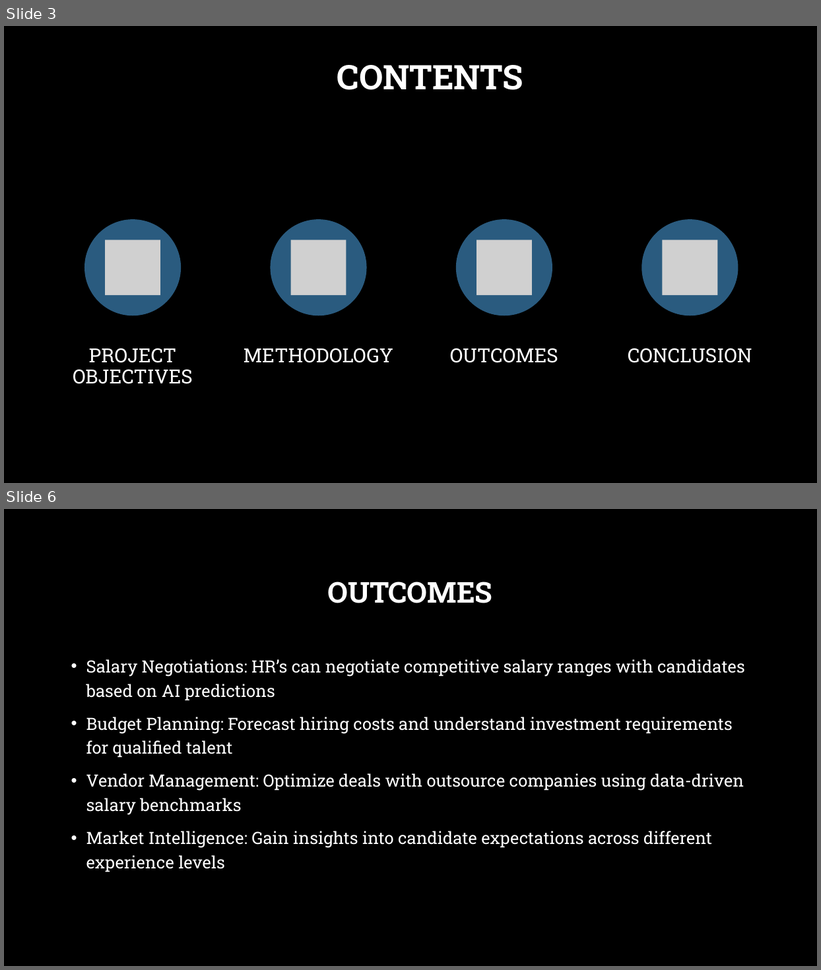
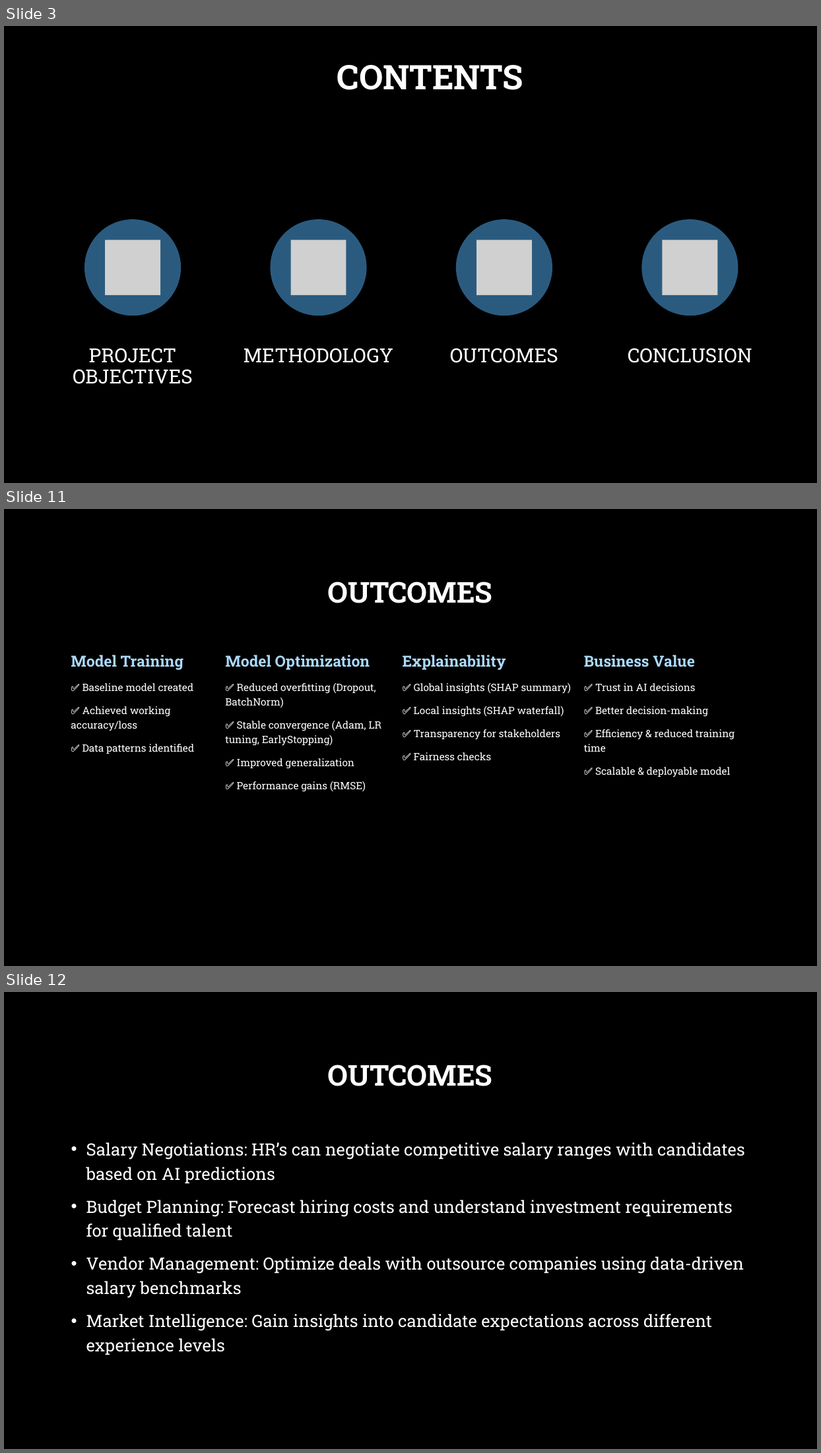
Before and after one commit to osandafdo/salary-prediction-system, a slide deck: AI_course_work_presentation.pptx. Shown one above the other, each under a label of ours: slides 3 and 6 before the commit, slides 3, 11 and 12 after it; the slides between them are not shown. The pictures are 821x970 and 821x1453 pixels, drawn with LibreOffice and Linux fonts; fonts in the diff are those of the drawing; grey boxes stand for pictures; background and template pictures are left out. Boxes give left, top, right and bottom in pixels: in the first picture for what was removed or moved away, otherwise in the second. Text is boxed around its words. In the diff, an @@ line names an element or a change of style, - is before the commit and + after.

```diff
--- a/AI_course_work_presentation.pptx
+++ b/AI_course_work_presentation.pptx
@@ slide 11 added at (4,509,817,966), background picture (left out) @@
@@ title added at (327,582,492,603), 34 pt, text #FFFFFF, bold @@
+OUTCOMES
@@ text added at (71,655,194,754), 12 pt, text #FFFFFF @@
+Model Training
+✅ Baseline model created
+✅ Achieved working accuracy/loss
+✅ Data patterns identified
@@ text added at (225,655,382,792), 12 pt, text #FFFFFF @@
+Model Optimization
+✅ Reduced overfitting (Dropout, BatchNorm)
+✅ Stable convergence (Adam, LR tuning, EarlyStopping)
+✅ Improved generalization
+✅ Performance gains (RMSE)
@@ text added at (403,655,572,760), 12 pt, text #FFFFFF @@
+Explainability
+✅ Global insights (SHAP summary)
+✅ Local insights (SHAP waterfall)
+✅ Transparency for stakeholders
+✅ Fairness checks
@@ text added at (584,655,735,778), 12 pt, text #FFFFFF @@
+Business Value
+✅ Trust in AI decisions
+✅ Better decision-making
+✅ Efficiency & reduced training time
+✅ Scalable & deployable model
@@ what was slide 6 is now slide 12 @@
```
Also in this commit, not shown: 3 slides changed, 5 other slides added, 5 other files.
